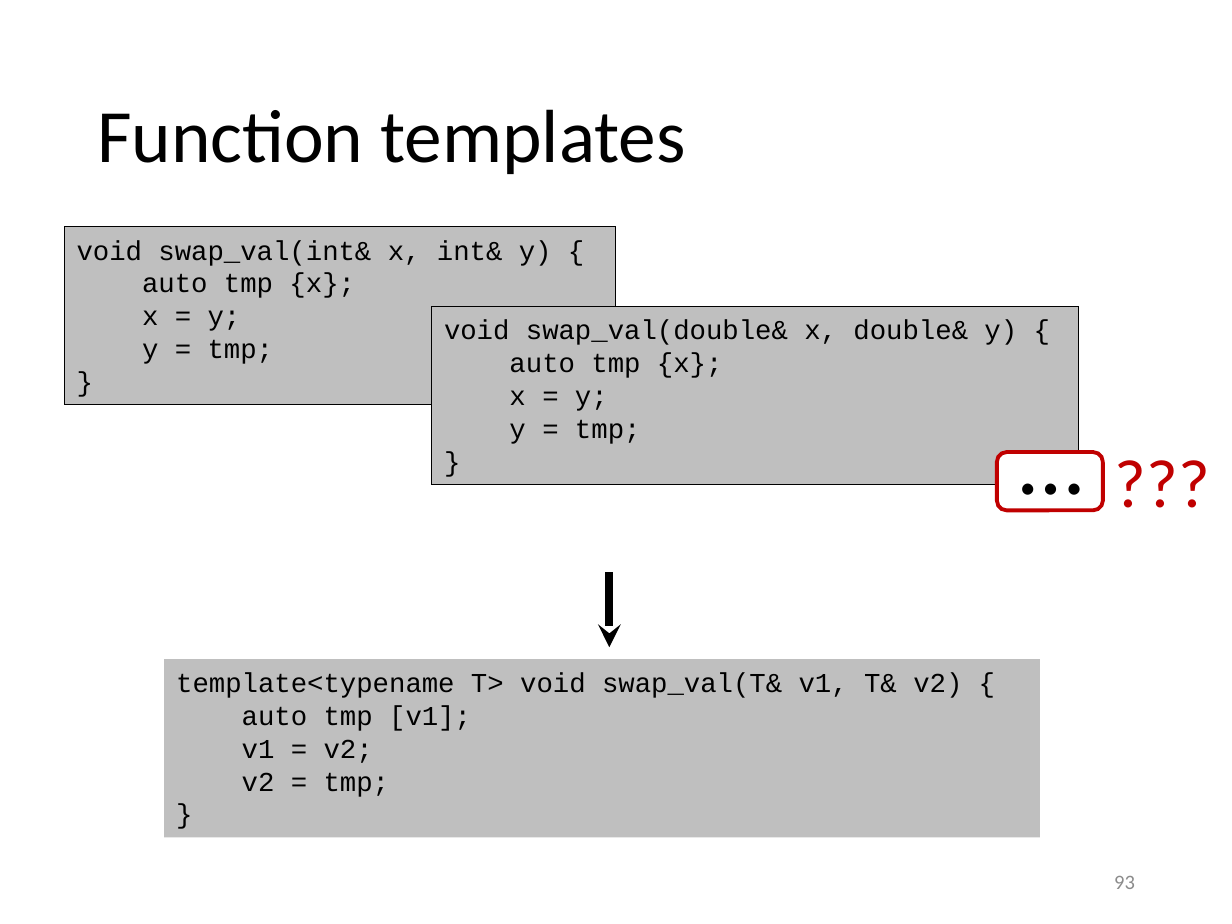
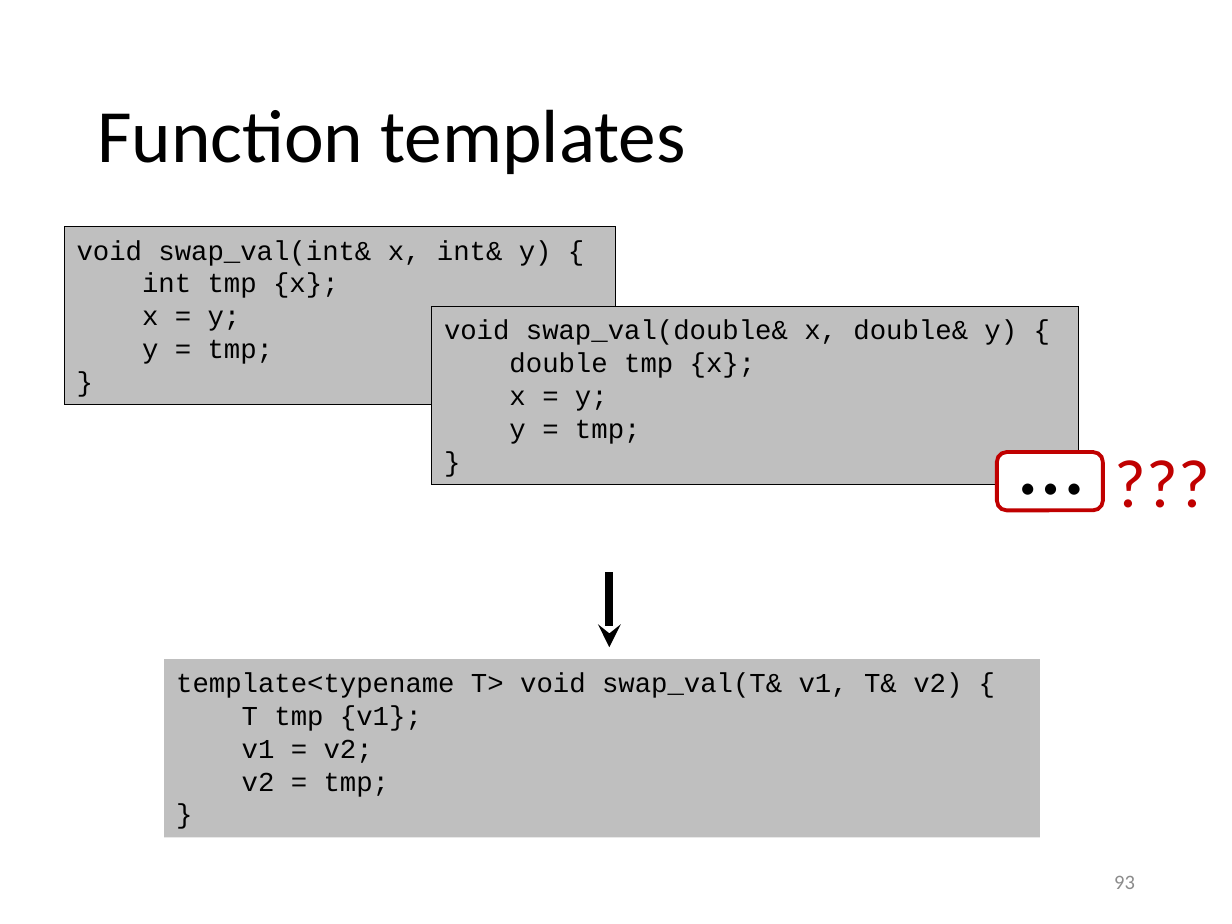
Before and after one commit to gjbex/Scientific-C-plus-plus, a slide deck: slide 93 of scientific_cpp.pptx. Drawn at 1232x924 pixels with LibreOffice and Linux fonts; fonts in the diff are those of the drawing. Boxes give left, top, right and bottom in pixels: in the first picture for what was removed or moved away, otherwise in the second. Text is boxed around its words. In the diff, an @@ line names an element or a change of style, - is before the commit and + after.

Commit message:
Fix typos

```diff
--- a/scientific_cpp.pptx
+++ b/scientific_cpp.pptx
@@ text in rectangle at (142,273,339,298): text changed @@
-auto tmp {x};
+int tmp {x};
@@ text in rectangle at (509,353,756,378): text changed @@
-auto tmp {x};
+double tmp {x};
@@ text in rectangle at (242,706,422,731): text changed @@
-auto tmp [v1];
+T tmp {v1};
```
Also in this commit, not shown: 1 other slide changed.
